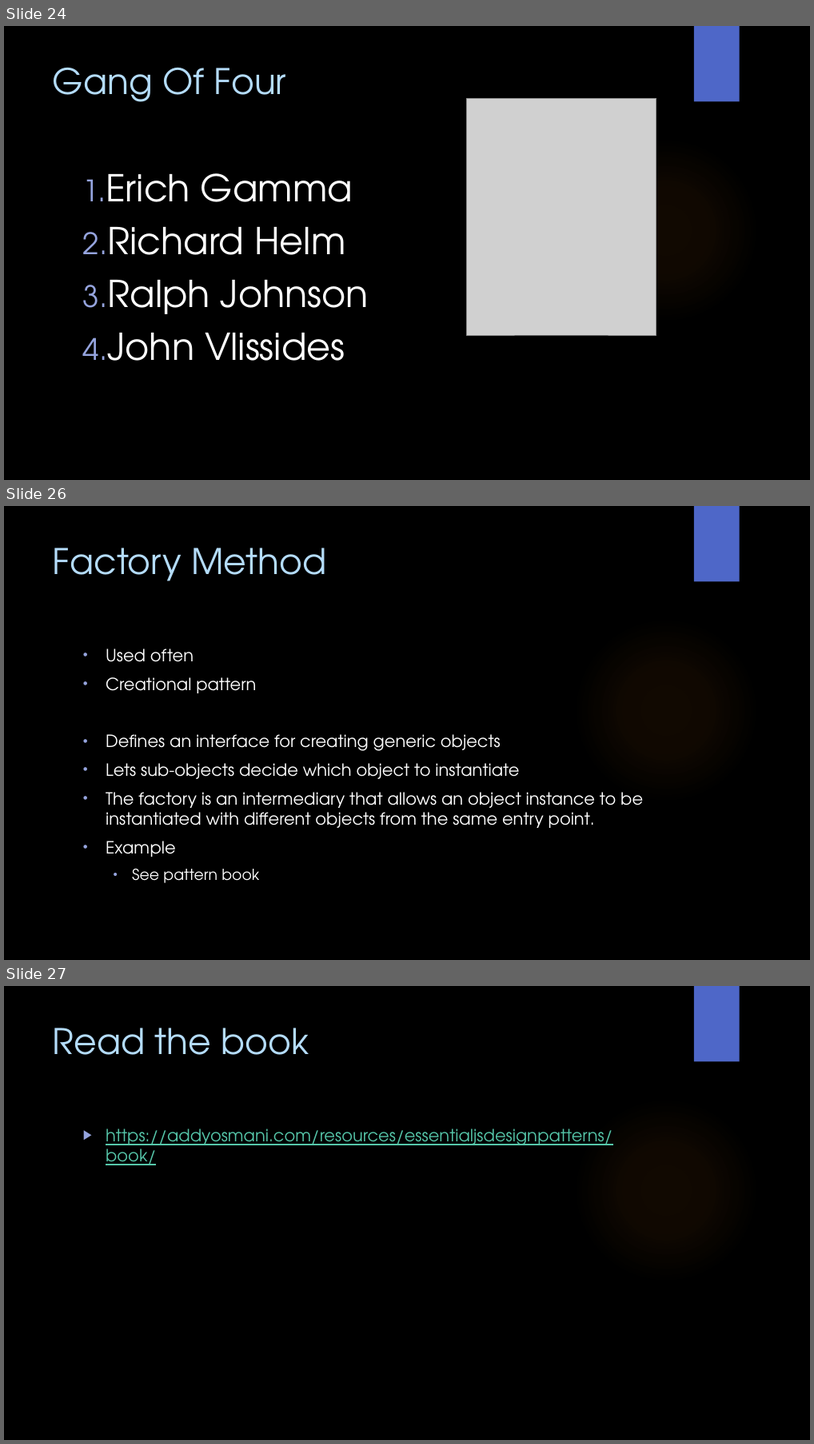
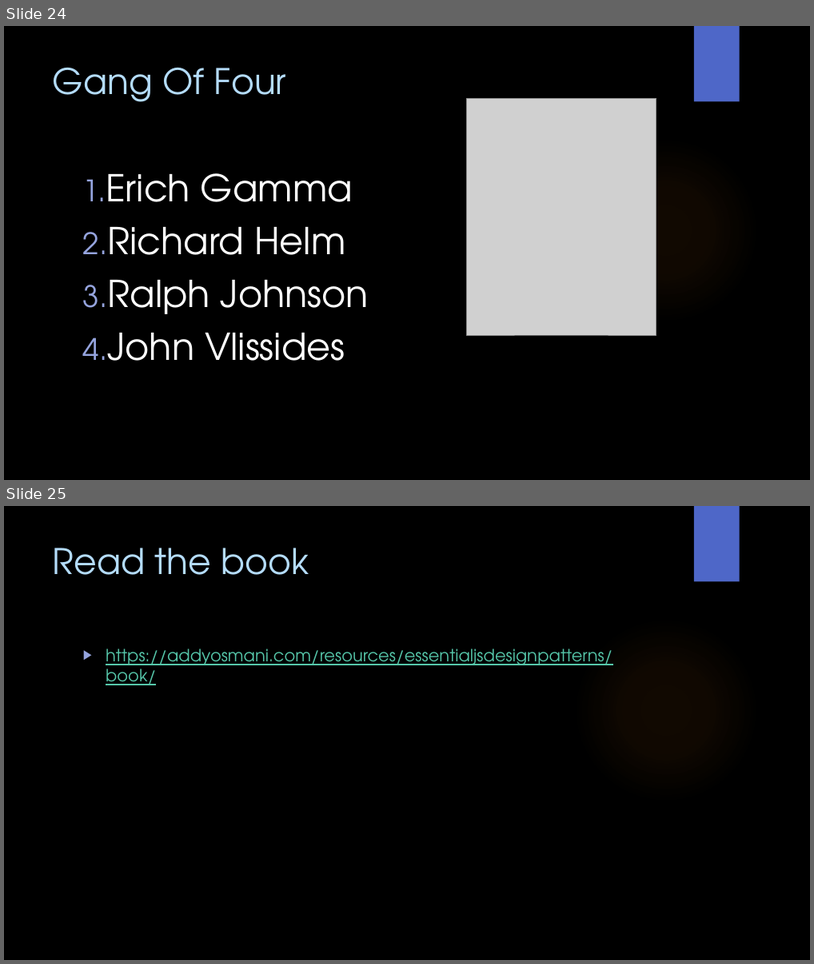
Before and after one commit to WitsSoftDev/SoftDev2016, a slide deck: Session 4/Softdev Session 4 2016.pptx. Shown one above the other, each under a label of ours: slides 24, 26 and 27 before the commit, slides 24 and 25 after it; the slides between them are not shown. The pictures are 814x1444 and 814x964 pixels, drawn with LibreOffice and Linux fonts; fonts in the diff are those of the drawing; grey boxes stand for pictures; background and template pictures are left out. Boxes give left, top, right and bottom in pixels: in the first picture for what was removed or moved away, otherwise in the second. Text is boxed around its words. In the diff, an @@ line names an element or a change of style, - is before the commit and + after.

```diff
--- a/Session 4/Softdev Session 4 2016.pptx
+++ b/Session 4/Softdev Session 4 2016.pptx
@@ slide 26 removed at (4, 506, 810, 960), background picture (left out); not listed: 2 template elements that a slide beside it also shows @@
@@ title removed at (53, 548, 326, 581) @@
-Factory Method
@@ text removed at (106, 648, 643, 883) @@
-• Used often
-• Creational pattern
-• Defines an interface for creating generic objects
-• Lets sub-objects decide which object to instantiate
-• The factory is an intermediary that allows an object instance to be instantiated with different objects from the same entry point.
-• Example
-  • See pattern book
@@ what was slide 27 is now slide 25 @@
```
Also in this commit, not shown: 4 slides changed, 1 other slide removed, 3 other files.
